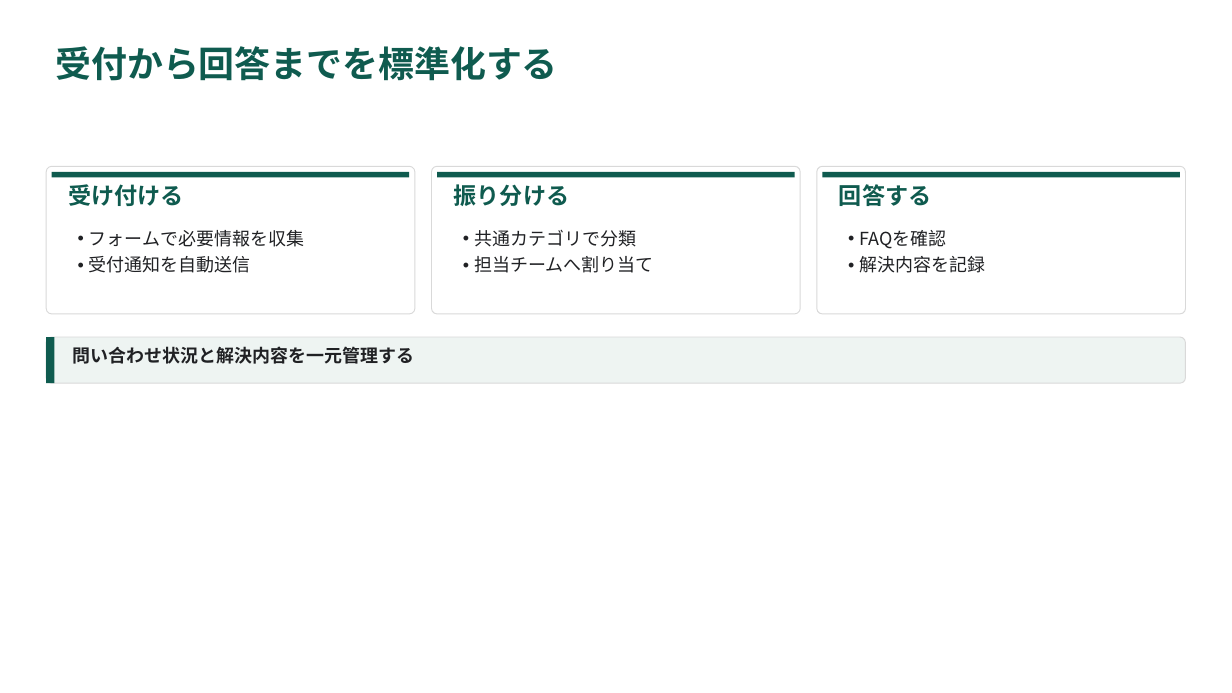
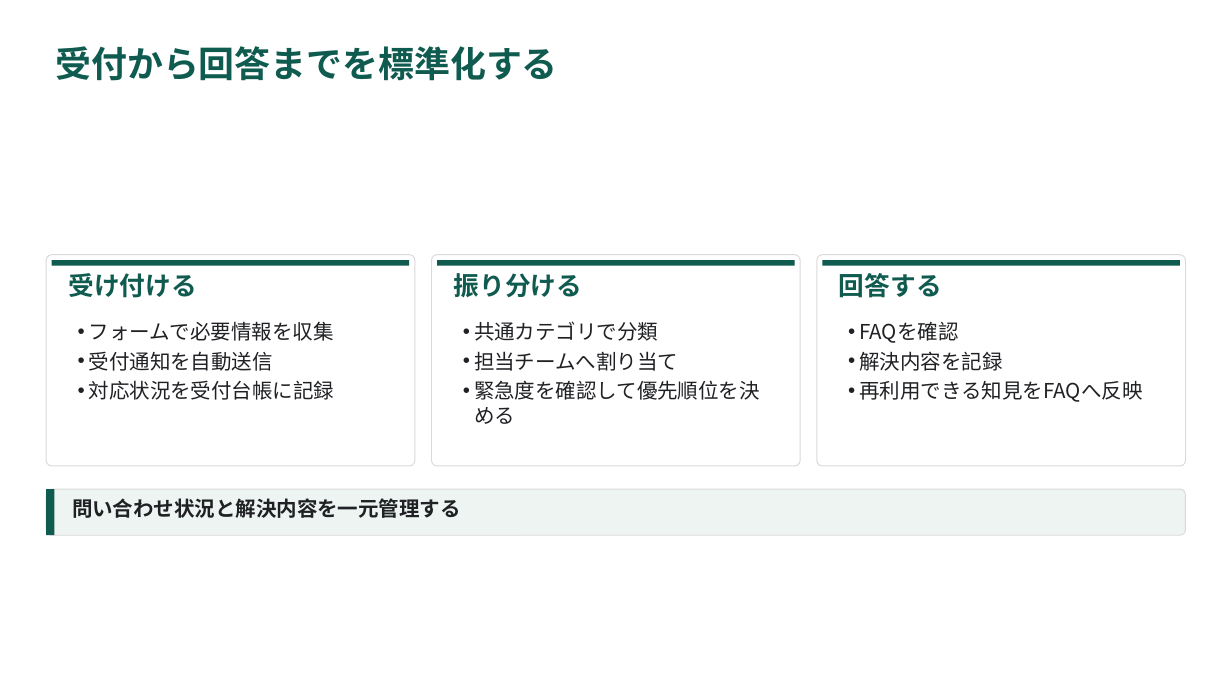
Before and after one commit to YHirano7/Artifacts, a slide deck: slide 3 of skills/pptx-deck/examples/component-gallery/component-gallery.pptx. Drawn at 1232x693 pixels with LibreOffice and Linux fonts; fonts in the diff are those of the drawing. Boxes give left, top, right and bottom in pixels: in the first picture for what was removed or moved away, otherwise in the second. Text is boxed around its words. In the diff, an @@ line names an element or a change of style, - is before the commit and + after.

```diff
--- a/skills/pptx-deck/examples/component-gallery/component-gallery.pptx
+++ b/skills/pptx-deck/examples/component-gallery/component-gallery.pptx
@@ rounded rectangle: place and size @@
-rounded rectangle at box(46, 166, 415, 314)
+rounded rectangle at box(46, 255, 415, 467)
@@ rounded rectangle: place and size @@
-rounded rectangle at box(432, 166, 800, 314)
+rounded rectangle at box(432, 255, 800, 467)
@@ proportions changed in 3 elements at box(46, 255, 415, 467), box(432, 255, 800, 467), box(817, 255, 1186, 467) @@
@@ rounded rectangle: place and size @@
-rounded rectangle at box(817, 166, 1186, 314)
+rounded rectangle at box(817, 255, 1186, 467)
@@ 3 texts, 3 rectangles: place and size @@
-3 texts, 3 rectangles at box(52, 172, 1180, 206)
+3 texts, 3 rectangles at box(52, 261, 1180, 298)
@@ size 18 to 20 pt in 3 elements at box(68, 273, 196, 298), box(454, 273, 582, 298), box(839, 273, 942, 298) @@
@@ text "フォームで必要情報を収集": place and size @@
-text "フォームで必要情報を収集" at box(89, 230, 304, 273)
+text "フォームで必要情報を収集" at box(89, 321, 335, 400)
@@ text at box(89, 321, 334, 371): size 14 to 16 pt in "フォームで必要情報を収集", "受付通知を自動送信" @@
@@ text "共通カテゴリで分類": place and size @@
-text "共通カテゴリで分類" at box(474, 230, 653, 273)
+text "共通カテゴリで分類" at box(474, 321, 760, 424)
@@ text at box(474, 321, 678, 371): size 14 to 16 pt in "共通カテゴリで分類", "担当チームへ割り当て" @@
@@ text "FAQを確認": place and size @@
-text "FAQを確認" at box(859, 230, 985, 273)
+text "FAQを確認" at box(859, 322, 1142, 402)
@@ text at box(859, 322, 1002, 371): size 14 to 16 pt in "FAQを確認", "解決内容を記録" @@
@@ text at box(89, 380, 335, 400): paragraph added @@
+• 対応状況を受付台帳に記録
@@ text at box(474, 380, 760, 424): paragraph added @@
+• 緊急度を確認して優先順位を決める
@@ text at box(859, 381, 1142, 402): paragraph added @@
+• 再利用できる知見をFAQへ反映
@@ 1 text, 1 rounded rectangle, 1 rectangle: place and size @@
-1 text, 1 rounded rectangle, 1 rectangle at box(46, 337, 1186, 384)
+1 text, 1 rounded rectangle, 1 rectangle at box(46, 489, 1186, 535)
@@ text "問い合わせ状況と解決内容を一元管理する" at box(72, 498, 461, 518): size 14 to 16 pt @@
```
Also in this commit, not shown: 21 other slides changed, 39 other files.
